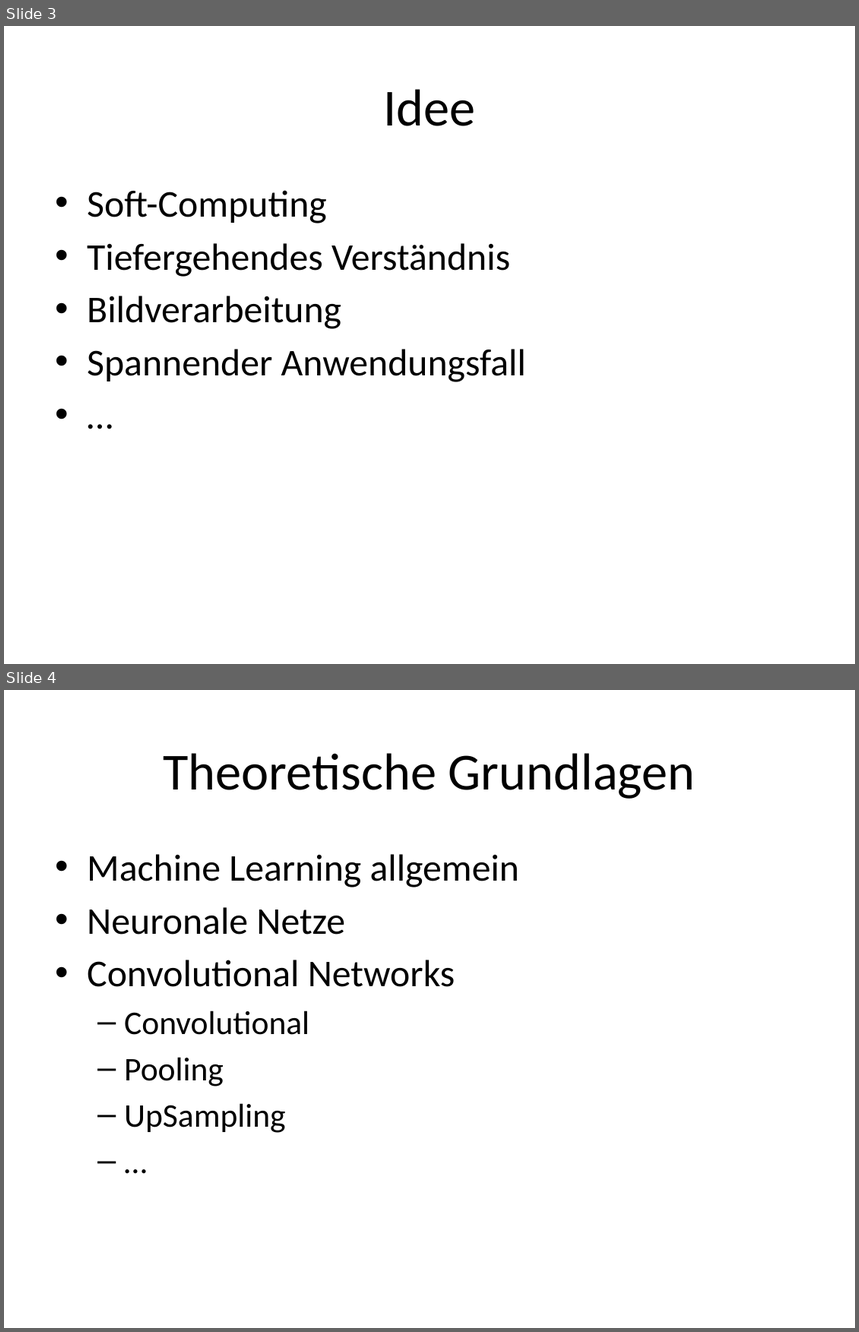
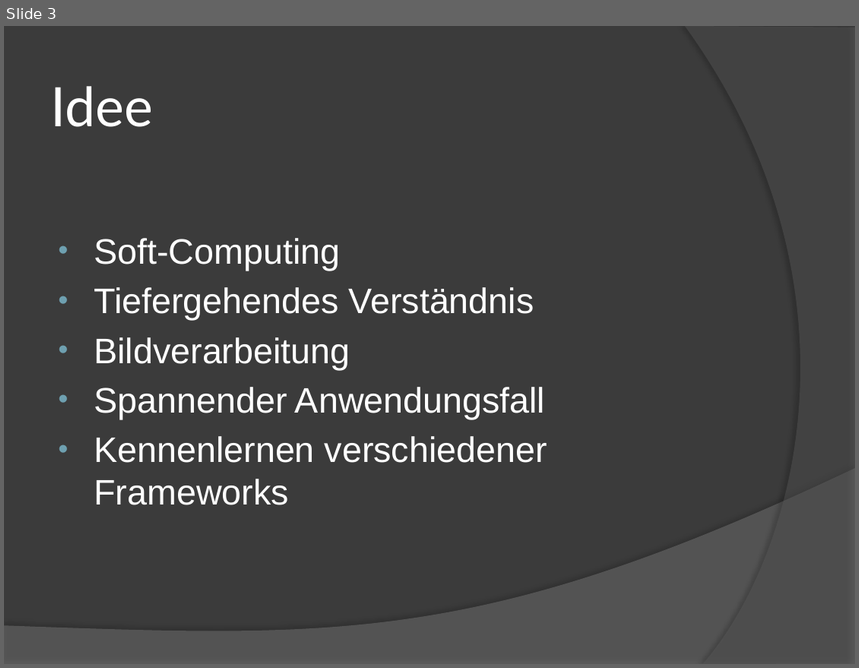
Before and after one commit to schroedingerskatze42/project, a slide deck: documentation/presentation/Image Deobfuscation.pptx. Shown one above the other, each under a label of ours: slides 3 and 4 before the commit, slide 3 after it. The pictures are 859x1332 and 859x668 pixels, drawn with LibreOffice and Linux fonts; fonts in the diff are those of the drawing. Boxes give left, top, right and bottom in pixels: in the first picture for what was removed or moved away, otherwise in the second. Text is boxed around its words. In the diff, an @@ line names an element or a change of style, - is before the commit and + after.

```diff
--- a/documentation/presentation/Image Deobfuscation.pptx
+++ b/documentation/presentation/Image Deobfuscation.pptx
@@ slide 4 removed at bbox=[4, 690, 855, 1328], background #FFFFFF @@
@@ title removed at bbox=[163, 753, 696, 799] @@
-Theoretische Grundlagen
@@ text removed at bbox=[87, 854, 520, 1133] @@
-• Machine Learning allgemein
-• Neuronale Netze
-• Convolutional Networks
-  – Convolutional
-  – Pooling
-  – UpSampling
-  – …
@@ slide 3 changed as well @@
@@ background #FFFFFF to #3B3B3B @@
@@ freeform shape added at bbox=[685, 26, 855, 664], fill #5E5E5E at 40% opacity @@
@@ title "Idee" at bbox=[51, 86, 153, 127]: size 44 to 46 pt, font Calibri to Lato, text colour #000000 to #FFFFFF; alignment centre to left @@
@@ text at bbox=[94, 238, 545, 420]: size 32 to 30 pt, font Calibri to Arial, text colour #000000 to #FFFFFF in "Soft-Computing", "Tiefergehendes Verständnis", "Bildverarbeitung", "Spannender Anwendungsfall"; indent changed @@
@@ text at bbox=[94, 436, 547, 506]: text changed; size 32 to 30 pt; font Calibri to Arial; text colour #000000 to #FFFFFF @@
-• …
+• Kennenlernen verschiedener Frameworks
@@ freeform shape added at bbox=[4, 468, 855, 664], fill #7F7F7F at 45% opacity @@
```
Also in this commit, not shown: 5 other slides changed, 10 slides added, 6 other slides removed, 14 other files.
